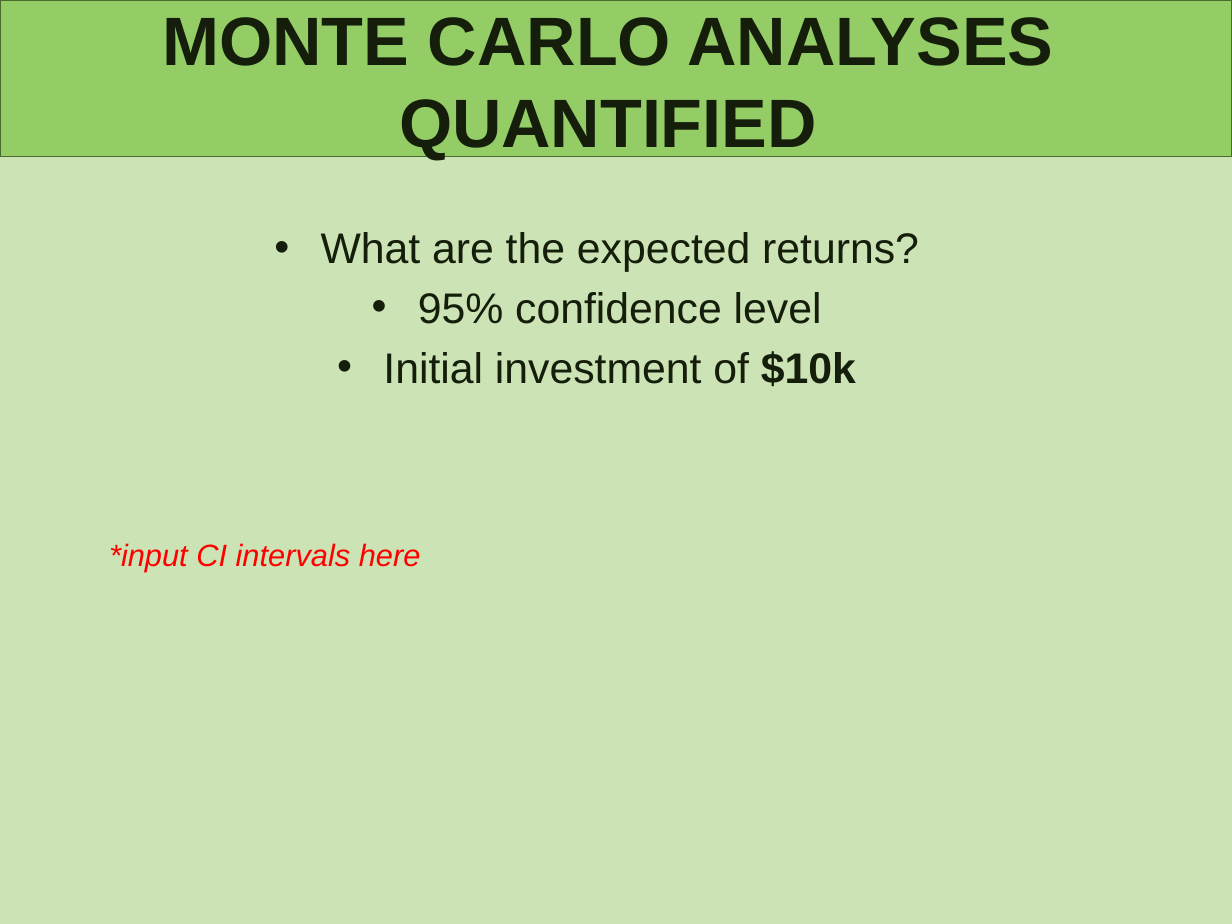
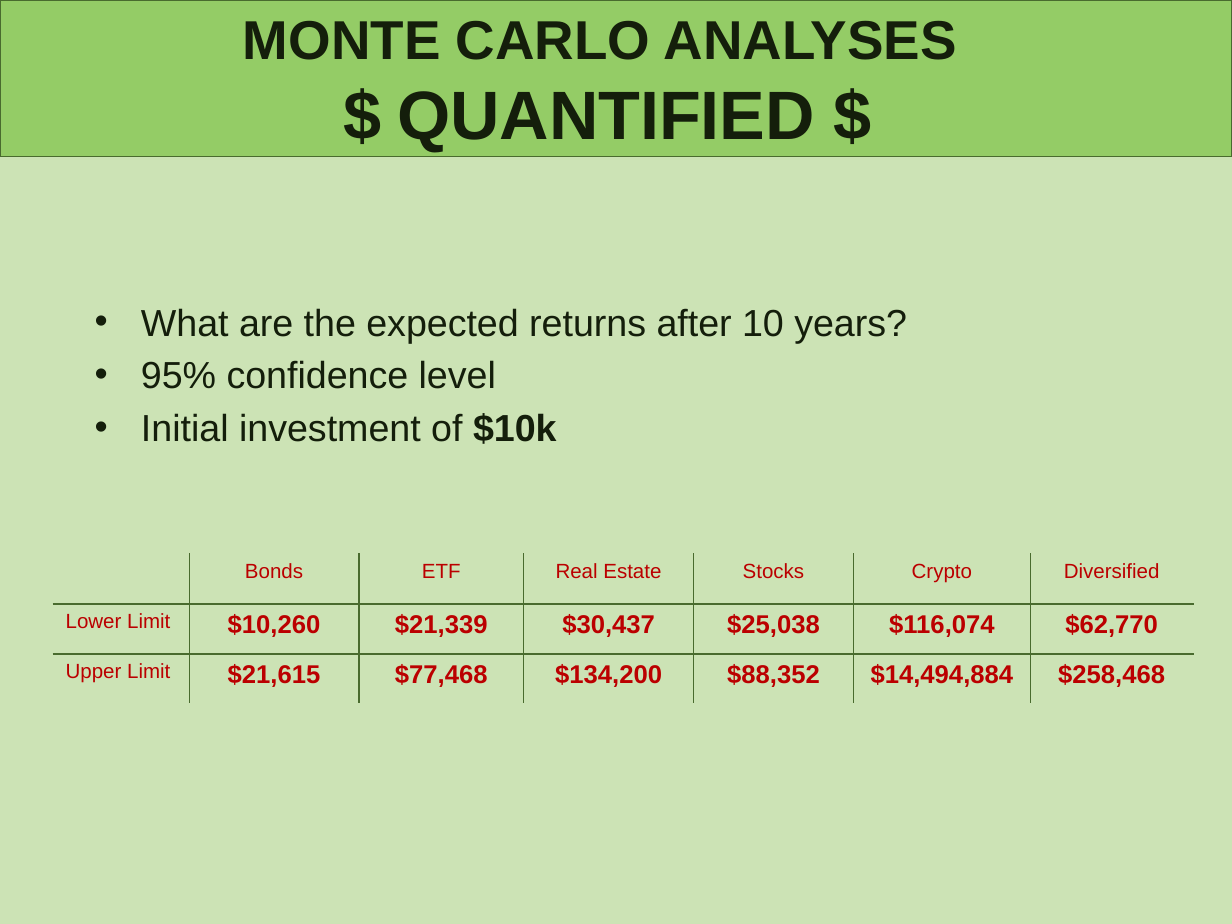
Before and after one commit to lindseyhardouin/Challenging_the_Status_Quo, a slide deck: slide 10 of presentation/P1- Challening the Status Quo.pptx. Drawn at 1232x924 pixels with LibreOffice and Linux fonts; fonts in the diff are those of the drawing. Boxes give left, top, right and bottom in pixels: in the first picture for what was removed or moved away, otherwise in the second. Text is boxed around its words. In the diff, an @@ line names an element or a change of style, - is before the commit and + after.

Commit message:
Updates to presentation

```diff
--- a/presentation/P1- Challening the Status Quo.pptx
+++ b/presentation/P1- Challening the Status Quo.pptx
@@ title at [243, 21, 957, 151]: text changed; size 40 to 32 pt @@
-MONTE CARLO ANALYSES QUANTIFIED
+MONTE CARLO ANALYSES
+$ QUANTIFIED $
@@ text "What are the expected returns ...": place and size @@
-text "What are the expected returns ..." at [321, 232, 919, 386]
+text "What are the expected returns ..." at [141, 308, 907, 444]
@@ text at [141, 308, 907, 343]: text changed; size 25 to 22 pt @@
-• What are the expected returns?
+• What are the expected returns after 10 years?
@@ text at [141, 360, 557, 444]: size 25 to 22 pt in "95% confidence level", "Initial investment of $10k"; alignment centre to left @@
@@ table added at [53, 554, 1193, 705], 3 rows, 7 columns @@
+ | Bonds | ETF | Real Estate | Stocks | Crypto | Diversified
+Lower Limit | $10,260 | $21,339 | $30,437 | $25,038 | $116,074 | $62,770
+Upper Limit | $21,615 | $77,468 | $134,200 | $88,352 | $14,494,884 | $258,468
@@ text removed at [109, 543, 421, 572] @@
-*input CI intervals here
```
Also in this commit, not shown: 5 other slides changed, 7 slides removed.
